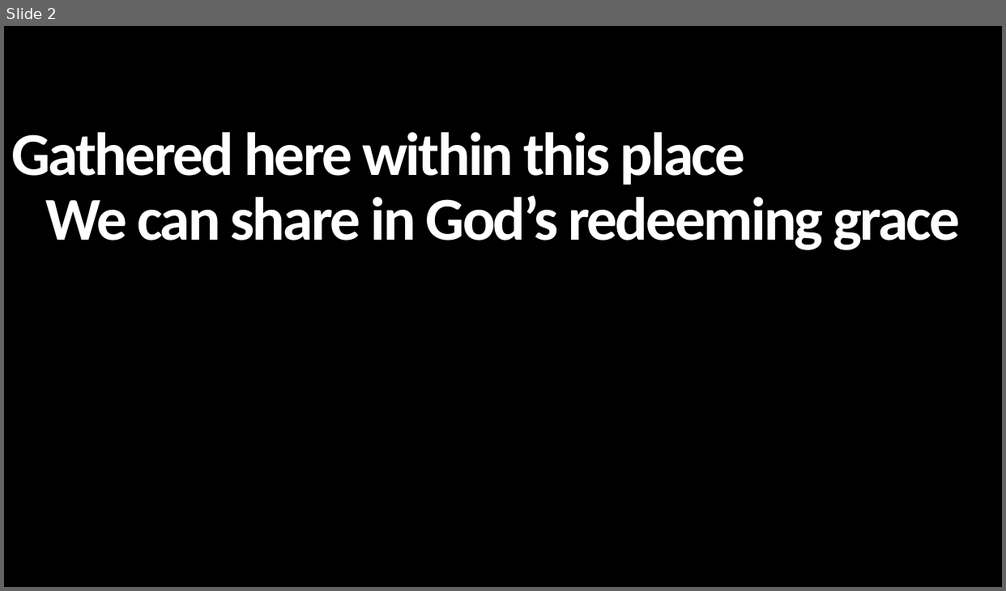
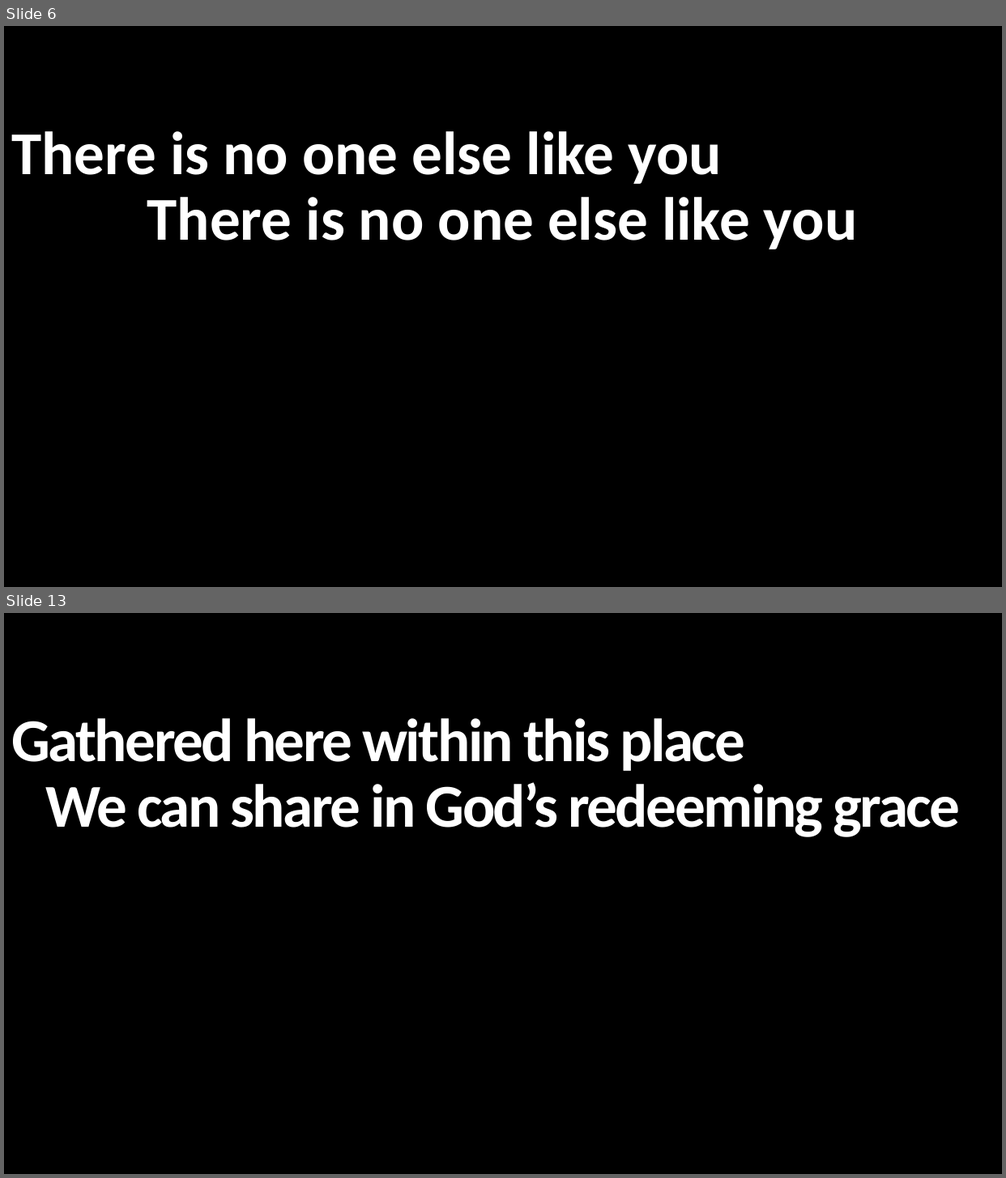
Before and after one commit to rwm6857/GraceChords, a slide deck: docs/pptx/gathered_here_within_this_place.pptx. Shown one above the other, each under a label of ours: slide 2 before the commit, slides 6 and 13 after it; the slides between them are not shown. The pictures are 1006x591 and 1006x1178 pixels, drawn with LibreOffice and Linux fonts; fonts in the diff are those of the drawing. Boxes give left, top, right and bottom in pixels: in the first picture for what was removed or moved away, otherwise in the second. Text is boxed around its words. In the diff, an @@ line names an element or a change of style, - is before the commit and + after.

```diff
--- a/docs/pptx/gathered_here_within_this_place.pptx
+++ b/docs/pptx/gathered_here_within_this_place.pptx
@@ slide 6 added at (4,26,1002,587), background #000000 @@
@@ text added at (11,131,858,250), 58.7 pt, text #FFFFFF, bold @@
+There is no one else like you
+There is no one else like you
@@ what was slide 2 is now slide 13 @@
```
Also in this commit, not shown: 42 other slides added, 19 other files.
